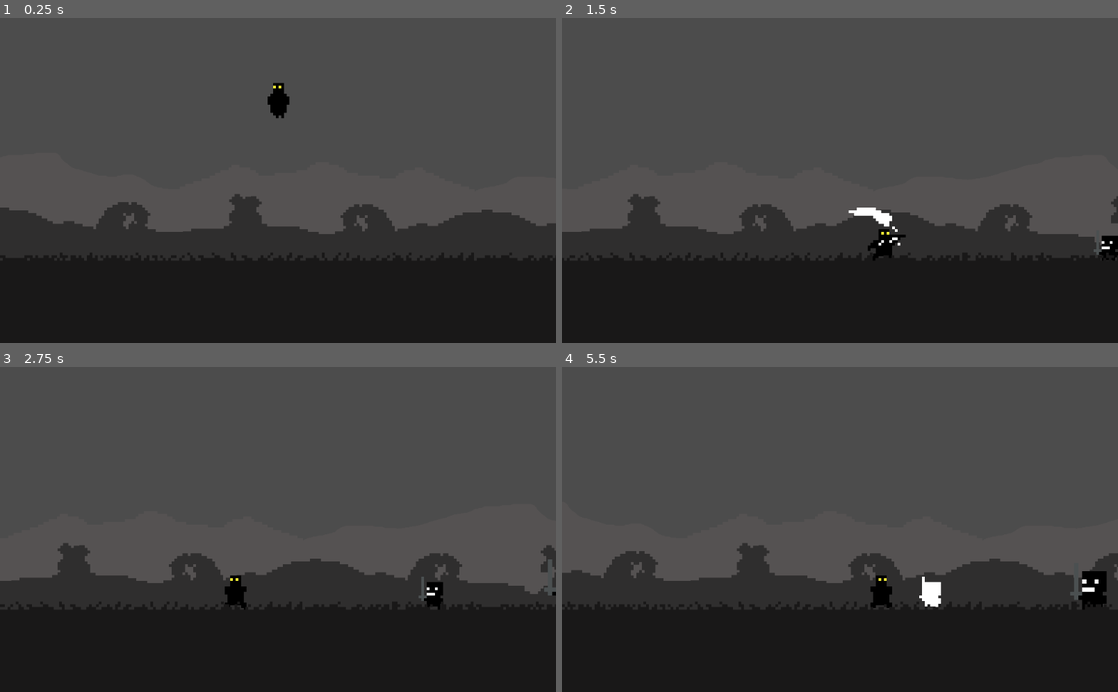
Above: before the commit, frames 1-4 (two rows, left to right).
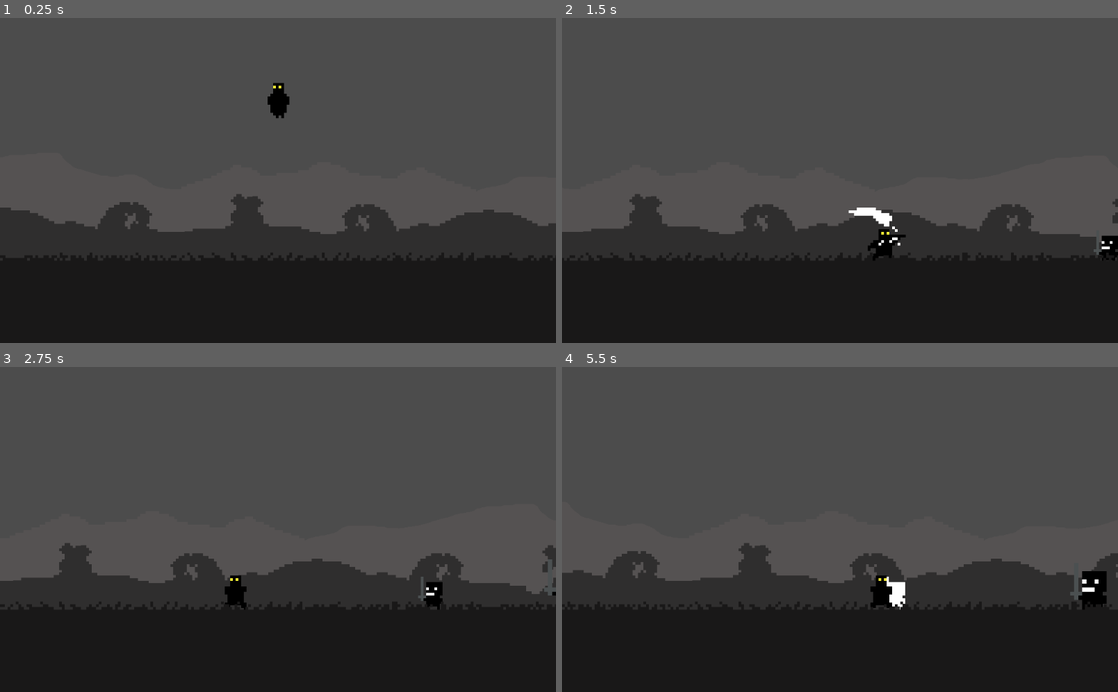
Above: after the commit, the same moments.

Repository: renzoventura/Shade
Game: Godot game, scene res://Scenes/Level/TemplateLevel.tscn
Two runs of this game, one before a commit and one after it. Both use one fixed random seed, a clock stepped at 60 frames per second and the inputs below.
Inputs:
- Up to frame 1 (0.25 s): no input
- Up to frame 2 (1.5 s): hold D (right) from 0.53 s (still down); tap , (attack) at 0.6, 1.35 s; tap W (jump) at 0.77 s
- Up to frame 3 (2.75 s): tap W (jump) at 1.52 s; release D (right) at 2.03 s; hold A (left) from 2.03 s (still down); tap Shift (dash) at 2.1 s; tap , (attack) at 2.3 s
- Up to frame 4 (5.5 s): tap , (attack) at 2.85, 3.6, 4.55, 5.1 s; tap W (jump) at 3.02, 3.77, 4.52 s; release A (left) at 4.28 s; hold D (right) from 4.28 s (still down); tap Shift (dash) at 4.35 s

The runs differ from the first frame. In frame 1, 0.3% of the frame differs, in the area x 1-99%, y 54-67%; in frame 2, 0.3%; in frame 3, 0.3%; in frame 4, 0.7%, in the area x 1-100%, y 54-75%.

Commit message:
Fix crashing bug in animation

Diff:
--- /dev/null
+++ b/Scenes/Environment/PlayerWall.tscn
@@ -0,0 +1,12 @@
+[gd_scene load_steps=2 format=2]
+
+[sub_resource type="RectangleShape2D" id=1]
+extents = Vector2( 32.8691, 423.624 )
+
+[node name="StaticBody2D2" type="StaticBody2D"]
+position = Vector2( 880.562, 341.983 )
+collision_layer = 16
+
+[node name="CollisionShape2D" type="CollisionShape2D" parent="."]
+position = Vector2( 3092.81, 60.1412 )
+shape = SubResource( 1 )
--- /dev/null
+++ b/Scenes/Environment/QueueFreeWall.gd
@@ -0,0 +1,10 @@
+extends Area2D
+
+func _on_QueueFreeWall_body_entered(body):
+	print(" body Deleteing")
+	body.queue_free()
+
+
+func _on_QueueFreeWall_area_entered(area):
+	print(" area Deleteing")
+	area.queue_free()
--- /dev/null
+++ b/Scenes/Environment/QueueFreeWall.tscn
@@ -0,0 +1,15 @@
+[gd_scene load_steps=3 format=2]
+
+[ext_resource path="res://Scenes/Environment/QueueFreeWall.gd" type="Script" id=1]
+
+[sub_resource type="RectangleShape2D" id=1]
+extents = Vector2( 27.9634, 363.721 )
+
+[node name="QueueFreeWall" type="Area2D"]
+position = Vector2( -1.948, 0 )
+script = ExtResource( 1 )
+
+[node name="CollisionShape2D" type="CollisionShape2D" parent="."]
+shape = SubResource( 1 )
+[connection signal="area_entered" from="." to="." method="_on_QueueFreeWall_area_entered"]
+[connection signal="body_entered" from="." to="." method="_on_QueueFreeWall_body_entered"]
--- a/Scenes/Level/TemplateLevel.tscn
+++ b/Scenes/Level/TemplateLevel.tscn
@@ -6,31 +6,33 @@
 [ext_resource path="res://Assets/Environment/grave.png" type="Texture" id=4]
 [ext_resource path="res://Scenes/Level/GameState.gd" type="Script" id=5]
 [ext_resource path="res://Assets/Environment/hill.png" type="Texture" id=6]
-
-[sub_resource type="RectangleShape2D" id=1]
-extents = Vector2( 32.8691, 423.624 )
+[ext_resource path="res://Scenes/Environment/PlayerWall.tscn" type="PackedScene" id=7]
+[ext_resource path="res://Scenes/Environment/QueueFreeWall.tscn" type="PackedScene" id=8]
 
 [node name="TemplateLevel" type="Node2D"]
+position = Vector2( -6.33789, 0 )
 script = ExtResource( 5 )
 
-[node name="walls" type="Node2D" parent="."]
+[node name="Walls" type="Node2D" parent="."]
 position = Vector2( -21.1295, 319.218 )
 
-[node name="StaticBody2D" type="StaticBody2D" parent="."]
-position = Vector2( -75.7911, 344.447 )
-collision_layer = 16
+[node name="PlayerWall" parent="Walls" instance=ExtResource( 7 )]
+position = Vector2( 965.071, 22.765 )
 
-[node name="CollisionShape2D" type="CollisionShape2D" parent="StaticBody2D"]
-position = Vector2( 166.032, 70.4909 )
-shape = SubResource( 1 )
+[node name="PlayerWall2" parent="Walls" instance=ExtResource( 7 )]
+position = Vector2( -2948.3, 16.9194 )
 
-[node name="StaticBody2D2" type="StaticBody2D" parent="."]
-position = Vector2( 880.562, 341.983 )
-collision_layer = 16
+[node name="QueueFreeWall" parent="Walls" instance=ExtResource( 8 )]
+position = Vector2( -1024.68, 363.633 )
+scale = Vector2( 1, 3 )
 
-[node name="CollisionShape2D" type="CollisionShape2D" parent="StaticBody2D2"]
-position = Vector2( 3092.81, 60.1412 )
-shape = SubResource( 1 )
+[node name="QueueFreeWall2" parent="Walls" instance=ExtResource( 8 )]
+position = Vector2( 5405.5, 369.571 )
+scale = Vector2( 1, 3 )
+
+[node name="QueueFreeWall3" parent="Walls" instance=ExtResource( 8 )]
+position = Vector2( 2379.33, 1510.38 )
+scale = Vector2( 130, 0.1 )
 
 [node name="Player" parent="." instance=ExtResource( 1 )]
 position = Vector2( 2208.21, -179.464 )
--- a/Scenes/Player/Enemy.gd
+++ b/Scenes/Player/Enemy.gd
@@ -7,7 +7,6 @@
 const list_of_max_speed = [300, 200, 150]
 const list_of_scales = [1.0, 1.5, 5]
 const number_of_lives = [1, 3, 5]
-
 
 const JUMP_SPEED = 1800;
 const GRAVITY = 700;
@@ -23,19 +22,22 @@
 var motion_up = Vector2(0,-1)
 var current_speed = 10;
 var life
-var is_moving = true
 var rng = RandomNumberGenerator.new()
 var damage_direction = 1
 var player
 var state = null
 var direction
-onready var timer = $Timer
+var scale_value
+
+onready var hurt_timer = $HurtTimer
+onready var death_timer = $DeathTimer
 
 func _ready():
 	set_physics_process(true)
 	rng.randomize()
 	var random = rng.randi_range(0, 2)
-	scale = Vector2(list_of_scales[random], list_of_scales[random])
+	scale_value = list_of_scales[random]
+	scale = Vector2(scale_value, scale_value)
 	life = number_of_lives[random]
 	SPEED = list_of_speed[random]
 	MAX_SPEED = list_of_max_speed[random]
@@ -43,23 +45,23 @@
 
 func _physics_process(delta):
 	apply_gravity()
-	animate()
-	get_direction()
 	if state == States.STOP:
 		stop()
-	if state == States.CHASE:
-		if player != null and is_moving:
-			detect_if_within_attacking_range()
-			chase_player(delta)
-	if state == States.ATTACK:
-		attack()
-	if state == States.HURT:
-		damaged()
-	move_and_slide(motion)
+	else:
+		animate()
+		get_direction()
+		if state == States.CHASE:
+			if player != null:
+				detect_if_within_attacking_range()
+				chase_player(delta)
+		if state == States.ATTACK:
+			attack()
+		if state == States.HURT:
+			damaged()
+		move_and_slide(motion)
 
 func stop():
-	while(not motion.y < 0 or not motion.x < 0):
-		motion.x -= 100
+	pass
 
 func change_state(new_state):
 	if new_state == state:
@@ -96,11 +98,14 @@
 	set_physics_process(true)
 
 func damaged():
-	timer.start()
-	$Sprite/AnimationPlayer.play("Hurt")
-	yield(get_node("Sprite/AnimationPlayer"), "animation_finished")
+	motion.x = 0
+	hurt_timer.start()
 	die()
-	change_state(States.STOP)
+	if(!scale_value >= list_of_scales[-1]):
+		$Sprite/AnimationPlayer.play("Hurt")
+	else:
+		$AnimationPlayer.play("Stagger")
+
 
 func hurt(var is_facing_right):
 	life -= 1
@@ -128,16 +133,22 @@
 
 func die():
 	if(life <= 0):
-		queue_free()
-
-func _on_Timer_timeout():
-	is_moving = true
+		change_state(States.STOP)
+		death_timer.start()
+		$Sprite/AnimationPlayer.play("Dead")
+		yield(get_node("Sprite/AnimationPlayer"), "animation_finished")
 
 func attack():
 	clear_motion_x()
 	$Sprite/AnimationPlayer.play("Attack")
 	yield(get_node("Sprite/AnimationPlayer"), "animation_finished")
-	change_state(States.STOP)
+	change_state(States.CHASE)
 
 func clear_motion_x():
 	motion.x = 0
+
+func _on_Timer_timeout():
+	change_state(States.CHASE)
+
+func _on_DeathTimer_timeout():
+	queue_free()
--- a/Scenes/Player/Enemy.tscn
+++ b/Scenes/Player/Enemy.tscn
@@ -7,7 +7,7 @@
 radius = 40.5511
 height = 37.2262
 
-[sub_resource type="Animation" id=4]
+[sub_resource type="Animation" id=2]
 resource_name = "Attack"
 step = 0.05
 tracks/0/type = "value"
@@ -17,16 +17,16 @@
 tracks/0/imported = false
 tracks/0/enabled = true
 tracks/0/keys = {
-"times": PoolRealArray( 0, 0.4, 0.45, 0.5, 0.9 ),
+"times": PoolRealArray( 0, 0.5, 0.55, 0.6, 0.9 ),
 "transitions": PoolRealArray( 1, 1, 1, 1, 1 ),
 "update": 0,
 "values": [ Vector2( 0, 2 ), Vector2( 1, 2 ), Vector2( 2, 2 ), Vector2( 3, 2 ), Vector2( 4, 2 ) ]
 }
 
-[sub_resource type="Animation" id=5]
-resource_name = "Hurt"
-length = 0.45
-step = 0.125
+[sub_resource type="Animation" id=6]
+resource_name = "Dead"
+length = 0.5
+step = 0.025
 tracks/0/type = "value"
 tracks/0/path = NodePath(".:frame_coords")
 tracks/0/interp = 1
@@ -34,14 +34,46 @@
 tracks/0/imported = false
 tracks/0/enabled = true
 tracks/0/keys = {
-"times": PoolRealArray( 0, 0.25, 0.375 ),
+"times": PoolRealArray( 0, 0.2, 0.325, 0.45 ),
+"transitions": PoolRealArray( 1, 1, 1, 1 ),
+"update": 0,
+"values": [ Vector2( 0, 4 ), Vector2( 1, 4 ), Vector2( 2, 4 ), Vector2( 3, 4 ) ]
+}
+
+[sub_resource type="Animation" id=3]
+resource_name = "Hurt"
+length = 0.3
+step = 0.05
+tracks/0/type = "value"
+tracks/0/path = NodePath(".:frame_coords")
+tracks/0/interp = 1
+tracks/0/loop_wrap = true
+tracks/0/imported = false
+tracks/0/enabled = true
+tracks/0/keys = {
+"times": PoolRealArray( 0, 0.2, 0.25 ),
 "transitions": PoolRealArray( 1, 1, 1 ),
 "update": 0,
 "values": [ Vector2( 0, 3 ), Vector2( 1, 3 ), Vector2( 2, 3 ) ]
 }
 
-[sub_resource type="Animation" id=2]
-resource_name = "Walk"
+[sub_resource type="Animation" id=7]
+resource_name = "Stagger"
+length = 0.1
+tracks/0/type = "value"
+tracks/0/path = NodePath("..:modulate")
+tracks/0/interp = 1
+tracks/0/loop_wrap = true
+tracks/0/imported = false
+tracks/0/enabled = true
+tracks/0/keys = {
+"times": PoolRealArray( 0 ),
+"transitions": PoolRealArray( 1 ),
+"update": 0,
+"values": [ Color( 1, 1, 1, 1 ) ]
+}
+
+[sub_resource type="Animation" id=4]
 loop = true
 step = 0.25
 tracks/0/type = "value"
@@ -57,8 +89,7 @@
 "values": [ Vector2( 0, 1 ), Vector2( 1, 1 ), Vector2( 2, 1 ), Vector2( 3, 1 ) ]
 }
 
-[sub_resource type="Animation" id=3]
-resource_name = "idle"
+[sub_resource type="Animation" id=5]
 tracks/0/type = "value"
 tracks/0/path = NodePath(".:frame_coords")
 tracks/0/interp = 1
@@ -70,6 +101,34 @@
 "transitions": PoolRealArray( 1 ),
 "update": 0,
 "values": [ Vector2( 0, 0 ) ]
+}
+
+[sub_resource type="Animation" id=8]
+resource_name = "Stagger"
+length = 0.1
+tracks/0/type = "value"
+tracks/0/path = NodePath(".:modulate")
+tracks/0/interp = 1
+tracks/0/loop_wrap = true
+tracks/0/imported = false
+tracks/0/enabled = true
+tracks/0/keys = {
+"times": PoolRealArray( 0 ),
+"transitions": PoolRealArray( 1 ),
+"update": 0,
+"values": [ Color( 0.917647, 0.858824, 0.858824, 1 ) ]
+}
+tracks/1/type = "value"
+tracks/1/path = NodePath(".:self_modulate")
+tracks/1/interp = 1
+tracks/1/loop_wrap = true
+tracks/1/imported = false
+tracks/1/enabled = true
+tracks/1/keys = {
+"times": PoolRealArray( 0 ),
+"transitions": PoolRealArray( 1 ),
+"update": 0,
+"values": [ Color( 1, 1, 1, 1 ) ]
 }
 
 [node name="Enemy" type="KinematicBody2D"]
@@ -85,14 +144,24 @@
 texture = ExtResource( 3 )
 vframes = 5
 hframes = 5
-frame = 17
+frame = 20
 
 [node name="AnimationPlayer" type="AnimationPlayer" parent="Sprite"]
-anims/Attack = SubResource( 4 )
-anims/Hurt = SubResource( 5 )
-anims/Walk = SubResource( 2 )
-anims/idle = SubResource( 3 )
+anims/Attack = SubResource( 2 )
+anims/Dead = SubResource( 6 )
+anims/Hurt = SubResource( 3 )
+anims/Stagger = SubResource( 7 )
+anims/Walk = SubResource( 4 )
+anims/idle = SubResource( 5 )
 
-[node name="Timer" type="Timer" parent="."]
+[node name="HurtTimer" type="Timer" parent="."]
+process_mode = 0
 wait_time = 0.3
-[connection signal="timeout" from="Timer" to="." method="_on_Timer_timeout"]
+
+[node name="DeathTimer" type="Timer" parent="."]
+wait_time = 0.45
+
+[node name="AnimationPlayer" type="AnimationPlayer" parent="."]
+anims/Stagger = SubResource( 8 )
+[connection signal="timeout" from="HurtTimer" to="." method="_on_Timer_timeout"]
+[connection signal="timeout" from="DeathTimer" to="." method="_on_DeathTimer_timeout"]
Not shown: 1 places in Scenes/Level/TemplateLevel.tscn that only renumber resources
Not shown: 1 places in Scenes/Player/Enemy.tscn that only renumber resources
